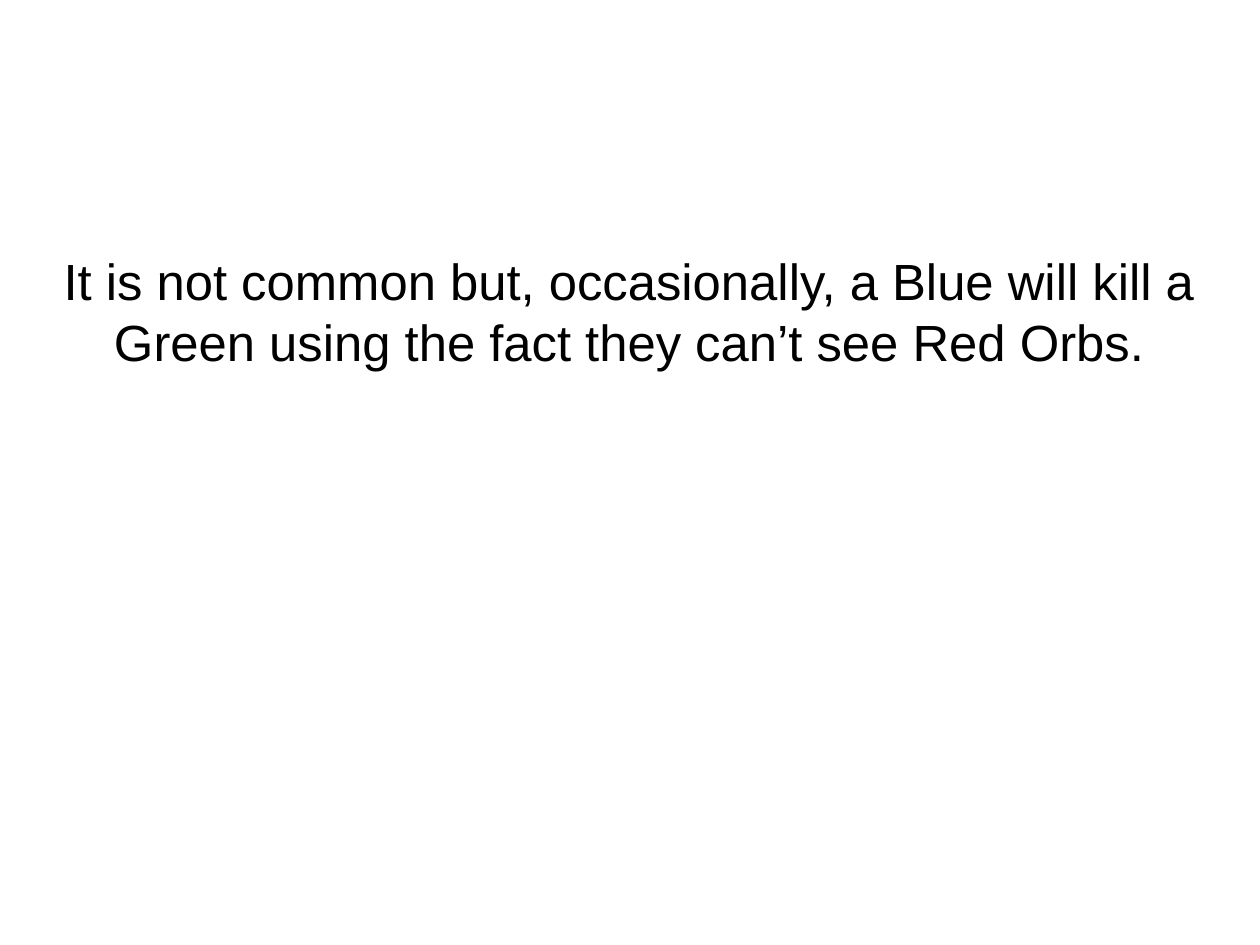
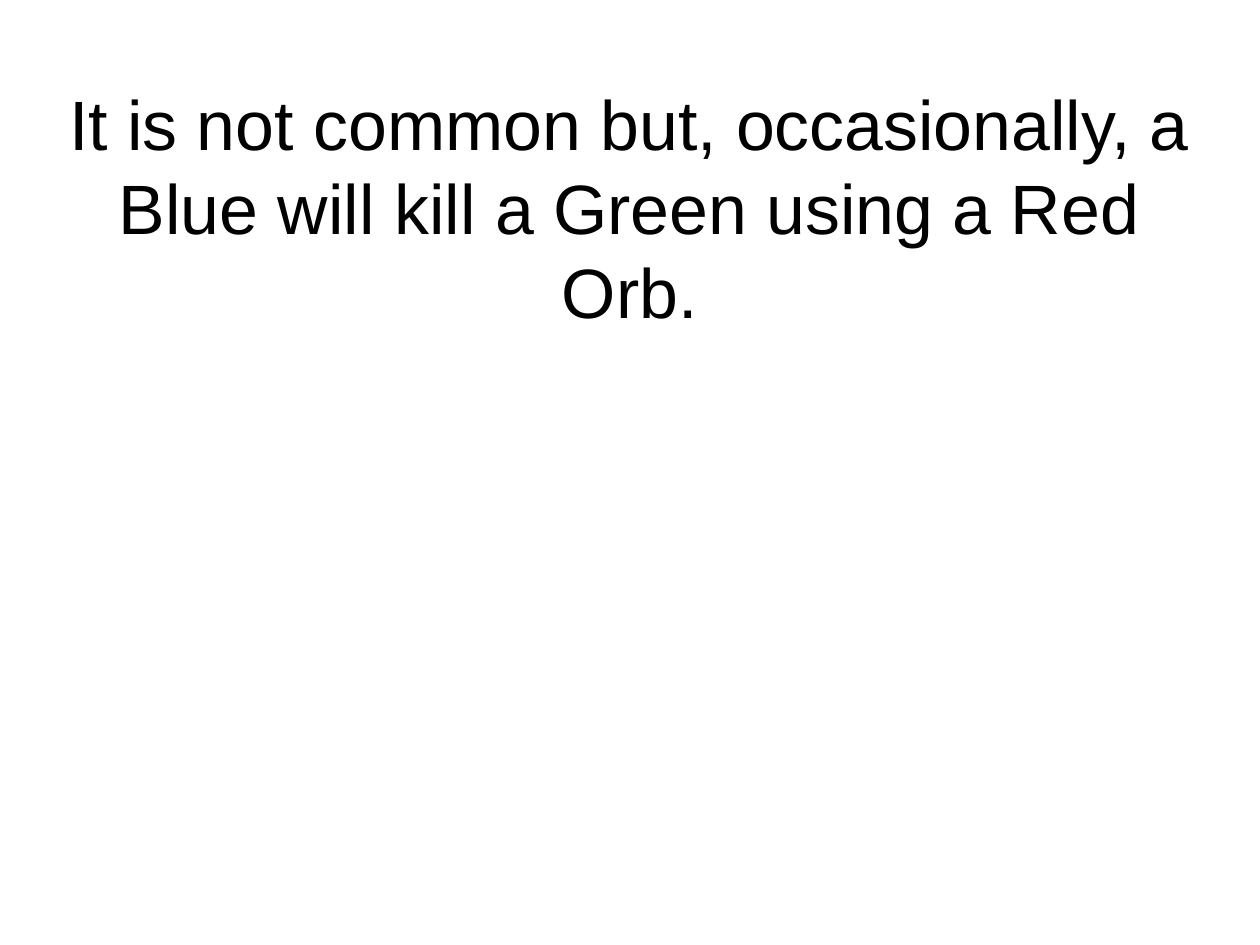
Before and after one commit to flxsosa/MoralDynamics, a slide deck: slide 7 of experiment_template/experiment_slides.odp. Drawn at 1260x945 pixels with LibreOffice and Linux fonts; fonts in the diff are those of the drawing. Boxes give left, top, right and bottom in pixels: in the first picture for what was removed or moved away, otherwise in the second. Text is boxed around its words. In the diff, an @@ line names an element or a change of style, - is before the commit and + after.

```diff
--- a/experiment_template/experiment_slides.odp
+++ b/experiment_template/experiment_slides.odp
@@ title at bbox=[69, 99, 1189, 319]: text changed; size 32 to 44 pt @@
-It is not common but, occasionally, a Blue will kill a Green using the fact they can’t see Red Orbs.
+It is not common but, occasionally, a Blue will kill a Green using a Red Orb.
```
Also in this commit, not shown: 6 other slides changed.
